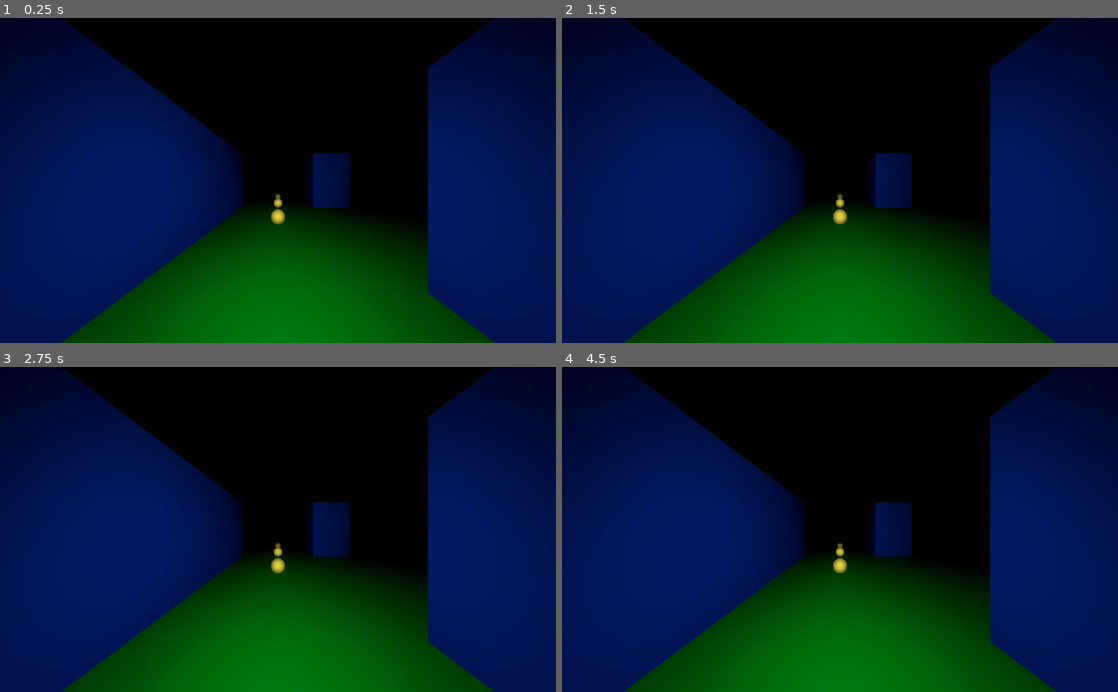
Above: before the commit, frames 1-4 (two rows, left to right).
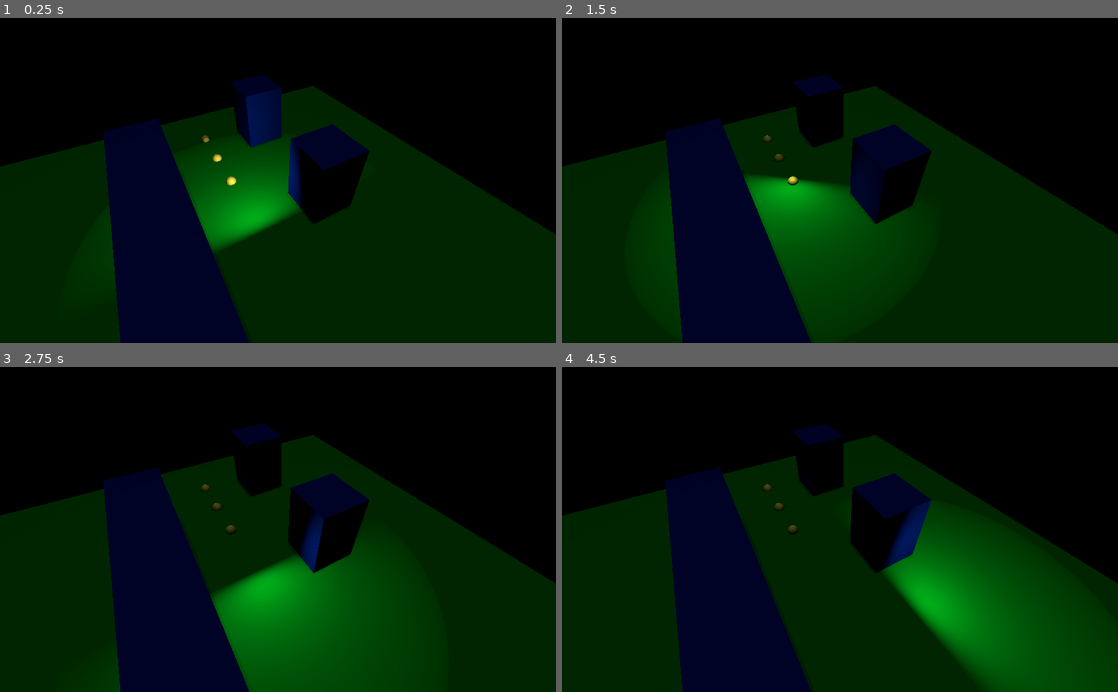
Above: after the commit, the same moments.

Repository: ToBaDi/pacman_3d_first_person
Game: Godot game, scene res://main.tscn
Same seed, same stepped clock (60 frames per second), same inputs: the game is played once before the commit and once after it. Before the commit the project starts from res://main/main.tscn.
Inputs:
- Up to frame 1 (0.25 s): no input
- Up to frame 2 (1.5 s): tap Enter (ui_accept) at 0.5, 1.35 s; hold Right (ui_right) 0.53-1.28 s; hold Enter (ui_accept) 0.53-1.28 s; hold Down (ui_down) from 1.28 s (still down)
- Up to frame 3 (2.75 s): tap Enter (ui_accept) at 1.52, 1.82 s; release Down (ui_down) at 2.03 s; hold Right (ui_right) from 2.03 s (still down); hold Enter (ui_accept) from 2.03 s (still down)
- Up to frame 4 (4.5 s): release Enter (ui_accept) at 2.78 s; tap Enter (ui_accept) at 2.85, 3.02, 3.32, 4.35 s; release Right (ui_right) at 3.53 s; hold Enter (ui_accept) 3.53-4.28 s; hold Left (ui_left) from 3.53 s (still down)

The runs differ from the first frame. In frame 1, 79% of the frame differs, in the area x 0-100%, y 0-100%; in frame 2, 77%; in frame 3, 73%; in frame 4, 79%.

Commit message:
Player Movement

Diff:
--- a/dot/dot.tscn
+++ b/dot.tscn
@@ -1,11 +1,14 @@
 [gd_scene load_steps=3 format=2]
 
-[ext_resource path="res://dot/dot_mesh.tres" type="SphereMesh" id=1]
+[ext_resource path="res://dot_mesh.tres" type="SphereMesh" id=1]
+
 
 [sub_resource type="BoxShape" id=1]
 extents = Vector3( 0.2, 0.2, 0.2 )
 
-[node name="Dot" type="Area"]
+[node name="Dot" type="Area" groups=[
+"Dots",
+]]
 transform = Transform( 1, 0, 0, 0, 1, 0, 0, 0, 1, 0, 0, -1 )
 
 [node name="MeshInstance" type="MeshInstance" parent="."]
--- a/main/main.tscn
+++ b/main.tscn
@@ -1,8 +1,9 @@
-[gd_scene load_steps=10 format=2]
+[gd_scene load_steps=11 format=2]
 
-[ext_resource path="res://main/main.gd" type="Script" id=1]
-[ext_resource path="res://dot/dot.tscn" type="PackedScene" id=2]
-[ext_resource path="res://wall/wall.tscn" type="PackedScene" id=3]
+[ext_resource path="res://main.gd" type="Script" id=1]
+[ext_resource path="res://dot.tscn" type="PackedScene" id=2]
+[ext_resource path="res://wall.tscn" type="PackedScene" id=3]
+[ext_resource path="res://player.gd" type="Script" id=4]
 
 [sub_resource type="Environment" id=1]
 background_mode = 1
@@ -39,7 +40,8 @@
 [node name="WorldEnvironment" type="WorldEnvironment" parent="."]
 environment = SubResource( 1 )
 
-[node name="Player" type="KinematicBody" parent="."]
+[node name="Player" type="Area" parent="."]
+script = ExtResource( 4 )
 
 [node name="CollisionShape" type="CollisionShape" parent="Player"]
 transform = Transform( 1, 0, 0, 0, -1.62921e-07, -1, 0, 1, -1.62921e-07, 0, 1, 0 )
@@ -67,9 +69,17 @@
 "_edit_lock_": true
 }
 
+[node name="RayCast" type="RayCast" parent="Player"]
+transform = Transform( 1, 0, 0, 0, 1, 0, 0, 0, 1, 0, 1, 0 )
+cast_to = Vector3( 0, 0, -3 )
+__meta__ = {
+"_edit_lock_": true
+}
+
+[node name="Tween" type="Tween" parent="Player"]
+
 [node name="DirectionalLight" type="DirectionalLight" parent="."]
 transform = Transform( 1, 0, 0, 0, -1.62921e-07, 1, 0, -1, -1.62921e-07, 0, 10, 0 )
-visible = false
 light_color = Color( 1, 0.996078, 0.631373, 1 )
 light_energy = 0.3
 shadow_enabled = true
@@ -112,7 +122,6 @@
 transform = Transform( 1, 0, 0, 0, 1, 0, 0, 0, 5, -3, 0, 0 )
 
 [node name="Dots" type="Spatial" parent="."]
-transform = Transform( 1, 0, 0, 0, 1, 0, 0, 0, 1, 0, 0.25, 0 )
 
 [node name="Dot" parent="Dots" instance=ExtResource( 2 )]
 transform = Transform( 1, 0, 0, 0, 1, 0, 0, 0, 1, 0, 0, -3 )
@@ -122,3 +131,8 @@
 
 [node name="Dot3" parent="Dots" instance=ExtResource( 2 )]
 transform = Transform( 1, 0, 0, 0, 1, 0, 0, 0, 1, 0, 0, -7 )
+
+[node name="Camera" type="Camera" parent="."]
+transform = Transform( 0.866025, 0.353553, -0.353553, 0, 0.707107, 0.707107, 0.5, -0.612372, 0.612372, -2, 8, 5 )
+current = true
+[connection signal="tween_all_completed" from="Player/Tween" to="Player" method="_on_Tween_tween_all_completed"]
--- /dev/null
+++ b/player.gd
@@ -0,0 +1,83 @@
+extends Area
+
+
+const MOVEMENT_DURATION : int = 1
+const ROTATION_DURATION : float = .5
+
+var clear : bool = true
+var rng : RandomNumberGenerator = RandomNumberGenerator.new()
+
+
+func _ready() -> void:
+	rng.randomize()
+	pass
+
+
+func _physics_process(_delta : float) -> void:
+	pass
+
+
+func _unhandled_input(event: InputEvent) -> void:
+	if event.is_action_pressed("ui_left", true):
+		rotate_left()
+	if event.is_action_pressed("ui_right", true):
+		rotate_right()
+	if event.is_action_pressed("ui_down", true):
+		rotate_back()
+	if event.is_action_pressed("ui_accept", true):
+		start()
+	pass
+
+
+func rotate_left() -> void:
+	if clear:
+		$RayCast.cast_to = Vector3.LEFT * 3
+		$RayCast.force_raycast_update()
+		if not $RayCast.get_collider():
+			add_rotation_task(90)
+
+func rotate_right() -> void:
+	if clear:
+		$RayCast.cast_to = Vector3.RIGHT * 3
+		$RayCast.force_raycast_update()
+		if not $RayCast.get_collider():
+			add_rotation_task(-90)
+
+func rotate_back() -> void:
+	if clear:
+		var r : int = rng.randi_range(0, 1)
+		if r:
+			add_rotation_task(180)
+		else:
+			add_rotation_task(-180)
+
+func start() -> void:
+		if not $Tween.is_active():
+			_on_Tween_tween_all_completed()
+
+
+func add_rotation_task(value : int) -> void:
+	var target : Vector3  = rotation_degrees + (Vector3.UP * value)
+	$Tween.interpolate_property(self, "rotation_degrees",
+		null, target, ROTATION_DURATION,
+		Tween.TRANS_CUBIC, Tween.EASE_OUT)
+	clear = false
+	pass
+
+
+func add_movement_task():
+	var target : Vector3  = transform.origin + (-transform.basis.z * 3)
+	$Tween.interpolate_property(self, "translation",
+		null, target, MOVEMENT_DURATION,
+		Tween.TRANS_CUBIC, Tween.EASE_OUT)
+	pass
+
+
+func _on_Tween_tween_all_completed():
+	$RayCast.cast_to = Vector3.FORWARD * 3
+	$RayCast.force_raycast_update()
+	if not $RayCast.get_collider():
+		add_movement_task()
+	$Tween.start()
+	clear = true
+	pass
--- a/project.godot
+++ b/project.godot
@@ -16,7 +16,34 @@
 [application]
 
 config/name="pacman_3d_first_person"
-run/main_scene="res://main/main.tscn"
+run/main_scene="res://main.tscn"
+
+[input]
+
+left={
+"deadzone": 0.5,
+"events": [ Object(InputEventKey,"resource_local_to_scene":false,"resource_name":"","device":0,"alt":false,"shift":false,"control":false,"meta":false,"command":false,"pressed":false,"scancode":16777231,"unicode":0,"echo":false,"script":null)
+ ]
+}
+right={
+"deadzone": 0.5,
+"events": [ Object(InputEventKey,"resource_local_to_scene":false,"resource_name":"","device":0,"alt":false,"shift":false,"control":false,"meta":false,"command":false,"pressed":false,"scancode":16777233,"unicode":0,"echo":false,"script":null)
+ ]
+}
+back={
+"deadzone": 0.5,
+"events": [ Object(InputEventKey,"resource_local_to_scene":false,"resource_name":"","device":0,"alt":false,"shift":false,"control":false,"meta":false,"command":false,"pressed":false,"scancode":16777234,"unicode":0,"echo":false,"script":null)
+ ]
+}
+start={
+"deadzone": 0.5,
+"events": [ Object(InputEventKey,"resource_local_to_scene":false,"resource_name":"","device":0,"alt":false,"shift":false,"control":false,"meta":false,"command":false,"pressed":false,"scancode":32,"unicode":0,"echo":false,"script":null)
+ ]
+}
+
+[physics]
+
+common/physics_fps=1
 
 [rendering]
 
--- a/wall/wall.tscn
+++ b/wall.tscn
@@ -1,6 +1,7 @@
 [gd_scene load_steps=4 format=2]
 
-[ext_resource path="res://wall/wall_mesh.tres" type="CubeMesh" id=1]
+[ext_resource path="res://wall_mesh.tres" type="CubeMesh" id=1]
+
 
 [sub_resource type="PhysicsMaterial" id=1]
 friction = 0.0
Renamed: dot/dot_mesh.tres -> dot_mesh.tres
Renamed: main/main.gd -> main.gd
Renamed: wall/wall_mesh.tres -> wall_mesh.tres
